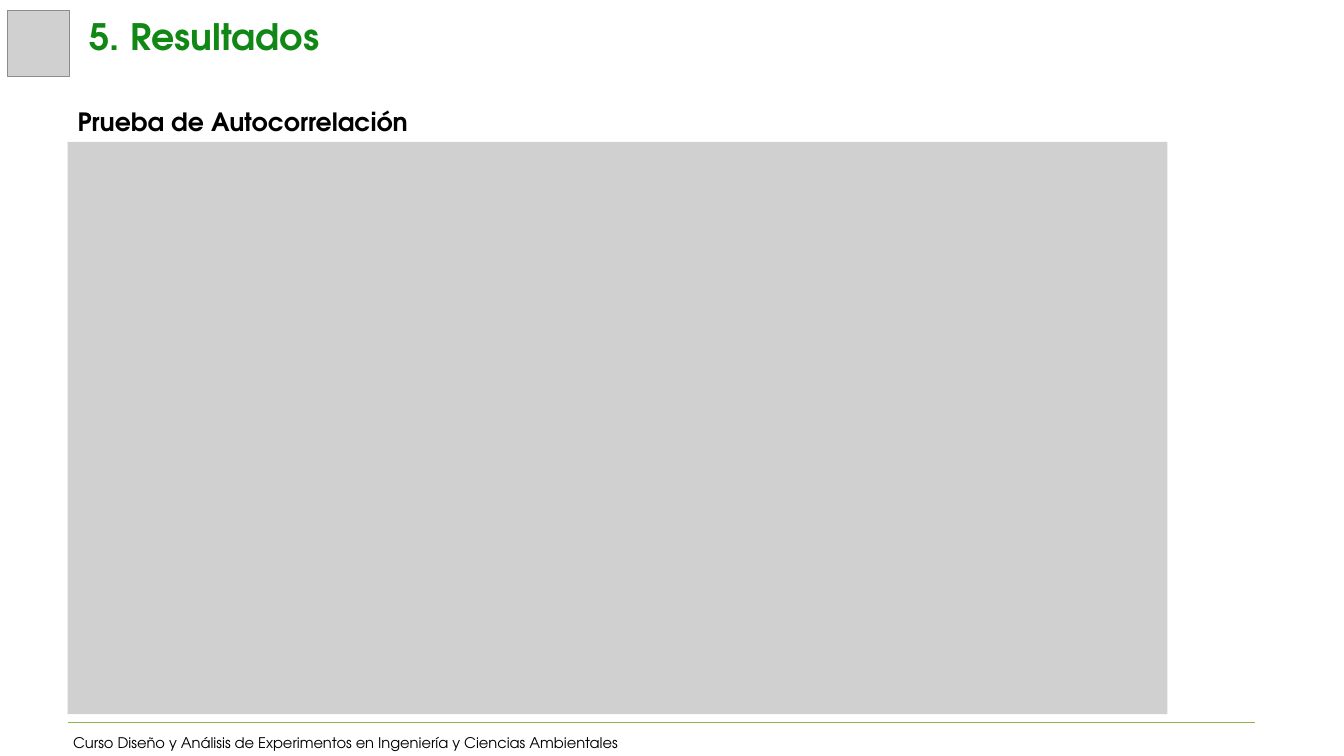
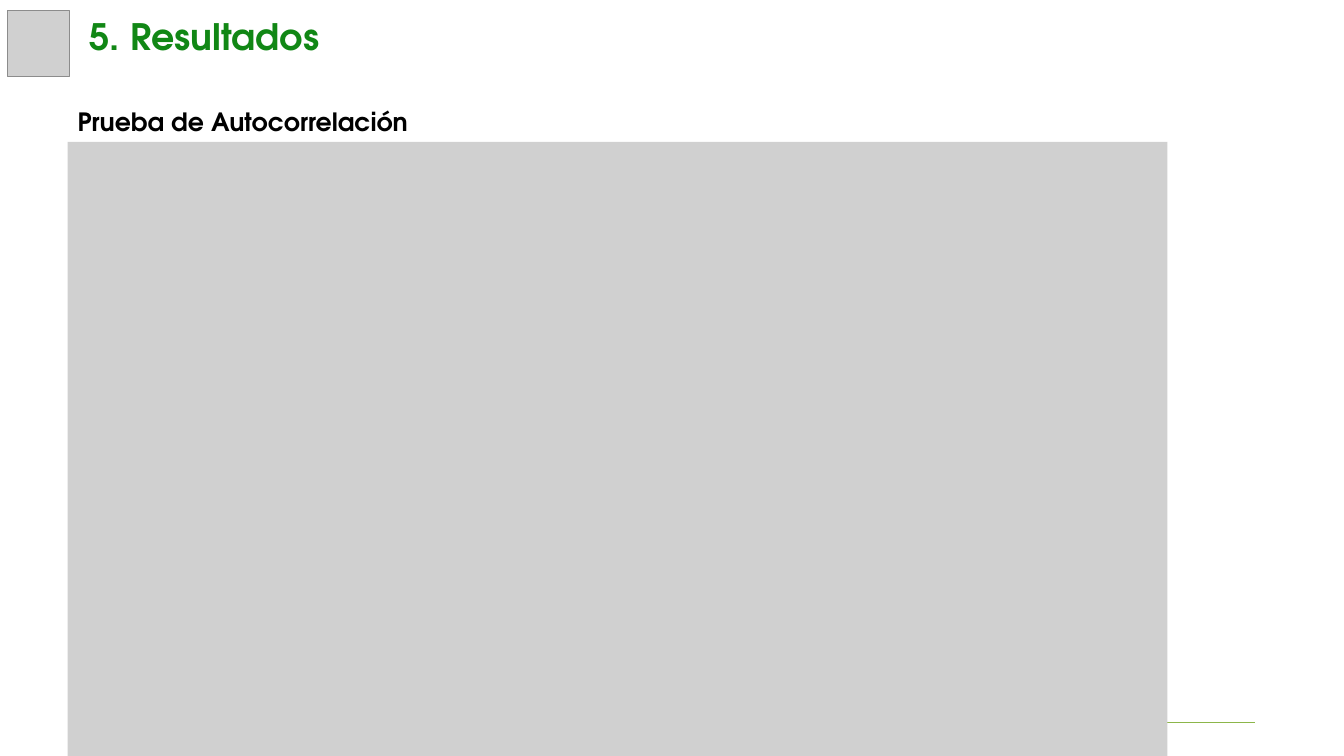
Before and after one commit to JoseZevallosR/Diseno_experimental, a slide deck: slide 13 of Trabajo_individual/Presentación_Trabajo_Individual.pptx. Drawn at 1344x756 pixels with LibreOffice and Linux fonts; fonts in the diff are those of the drawing; grey boxes stand for pictures. Boxes give left, top, right and bottom in pixels: in the first picture for what was removed or moved away, otherwise in the second. Text is boxed around its words. In the diff, an @@ line names an element or a change of style, - is before the commit and + after.

```diff
--- a/Trabajo_individual/Presentación_Trabajo_Individual.pptx
+++ b/Trabajo_individual/Presentación_Trabajo_Individual.pptx
@@ picture resized from (x1=68, y1=142, x2=1168, y2=715) to (x1=68, y1=142, x2=1168, y2=756) @@
@@ text removed at (x1=73, y1=737, x2=617, y2=751) @@
-Curso Diseño y Análisis de Experimentos en Ingeniería y Ciencias Ambientales
```
Also in this commit, not shown: 3 other slides changed.
